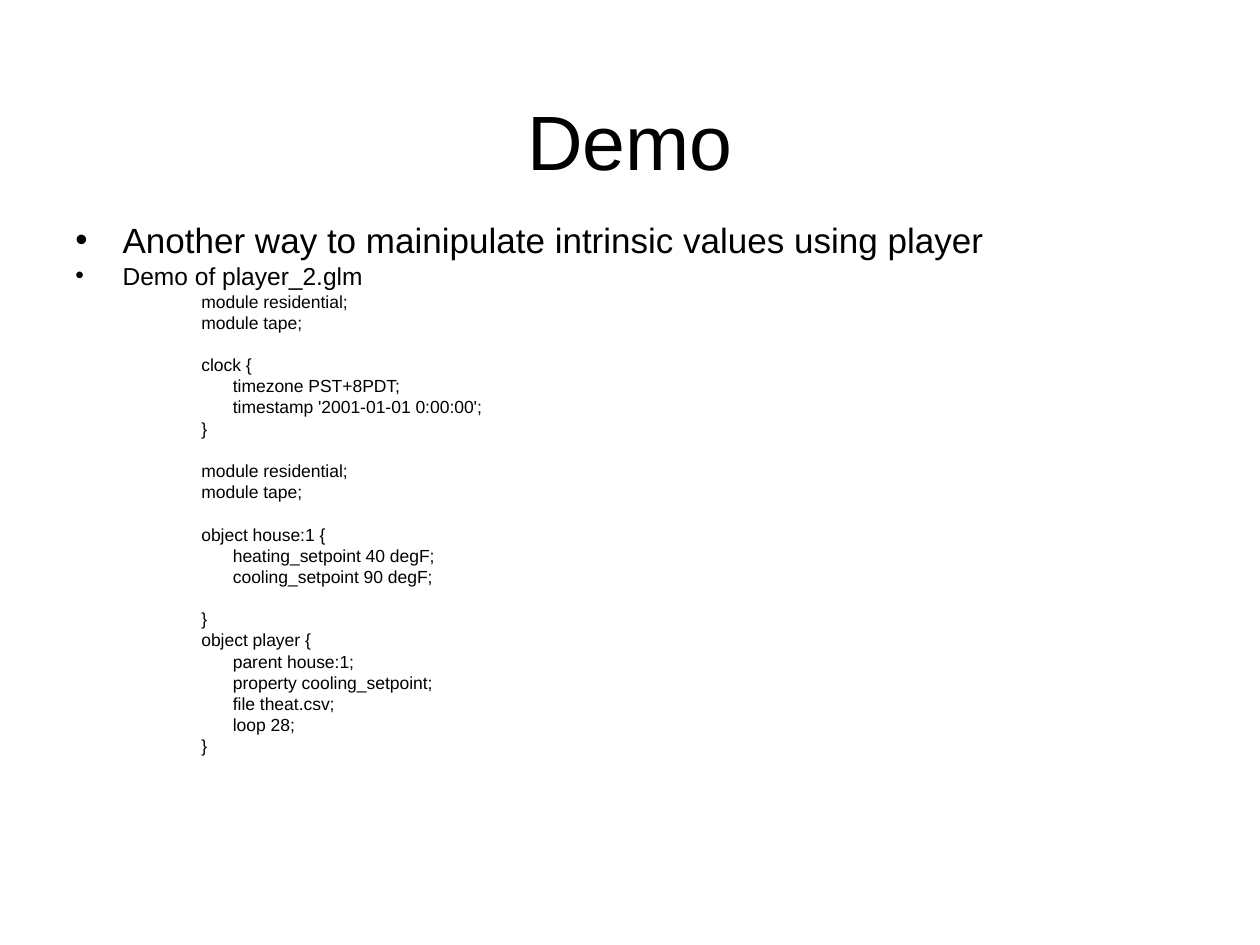
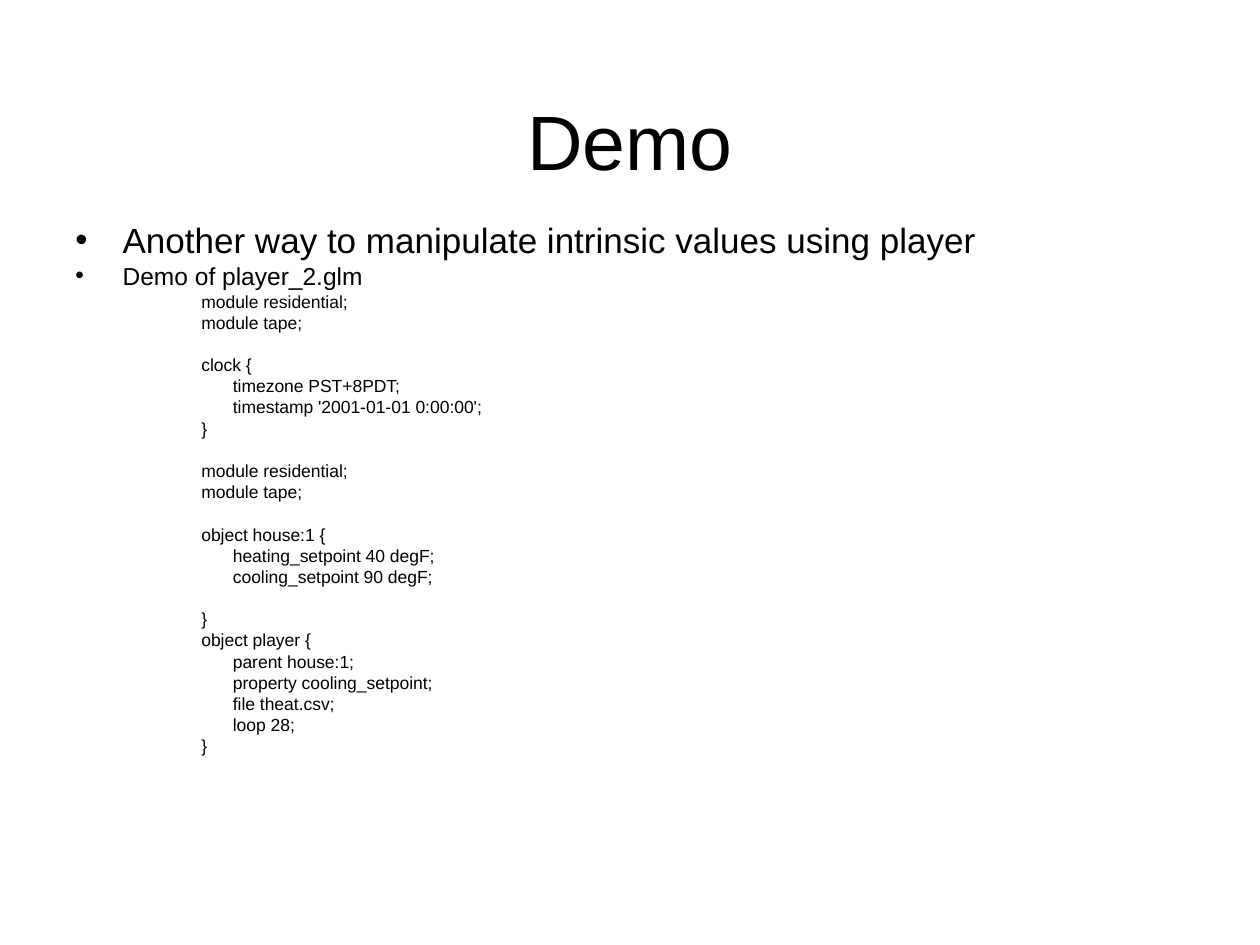
Before and after one commit to gridlab-d/course, a slide deck: slide 14 of 2.1 - Players.pps. Drawn at 1260x945 pixels with LibreOffice and Linux fonts; fonts in the diff are those of the drawing; background and template pictures are left out. Boxes give left, top, right and bottom in pixels: in the first picture for what was removed or moved away, otherwise in the second. Text is boxed around its words. In the diff, an @@ line names an element or a change of style, - is before the commit and + after.

Commit message:
Chitra's revision - spelling

```diff
--- a/2.1 - Players.pps
+++ b/2.1 - Players.pps
@@ text at <box>123,227,975,260</box>: text changed @@
-• Another way to mainipulate intrinsic values using player
+• Another way to manipulate intrinsic values using player
```
